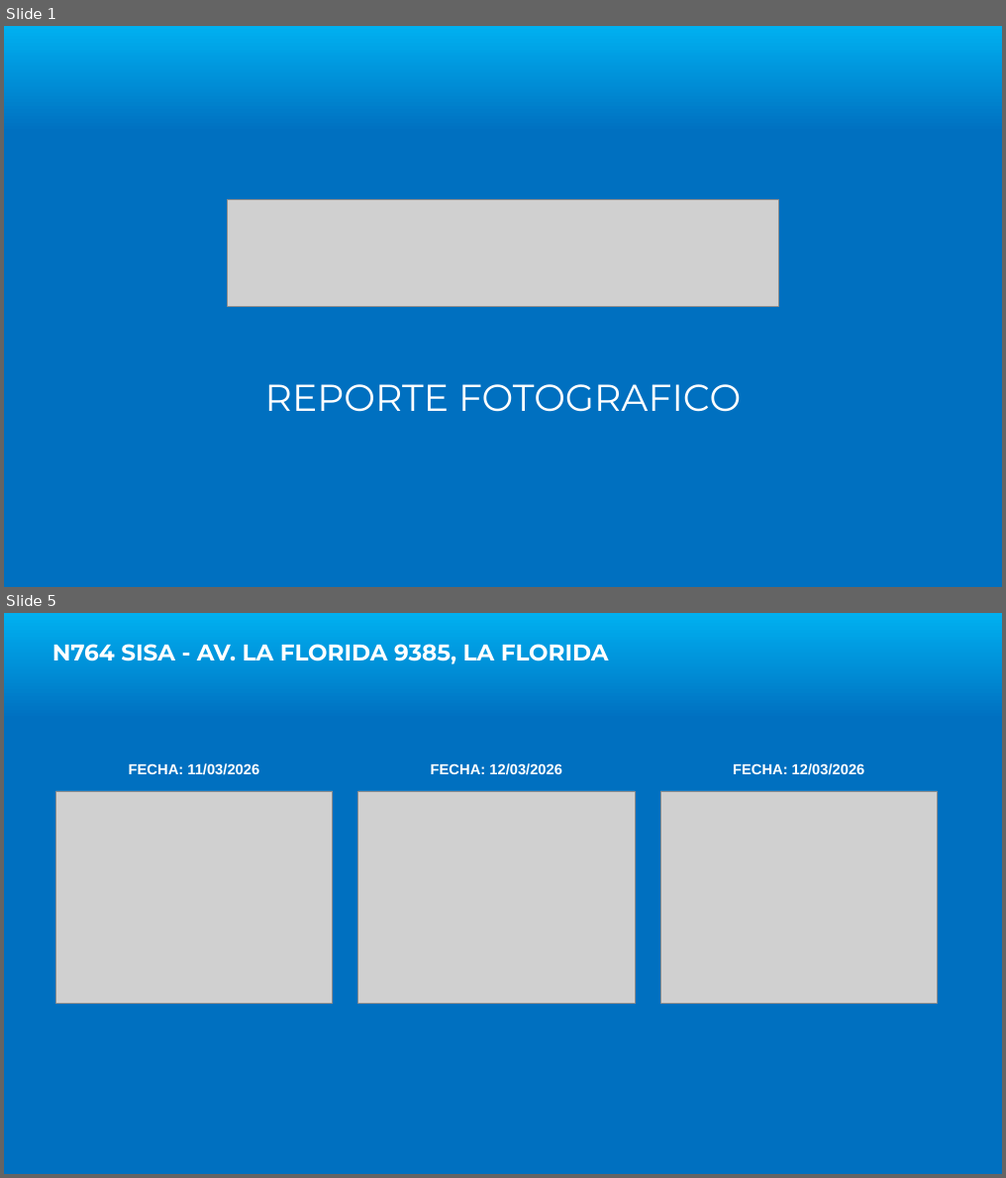
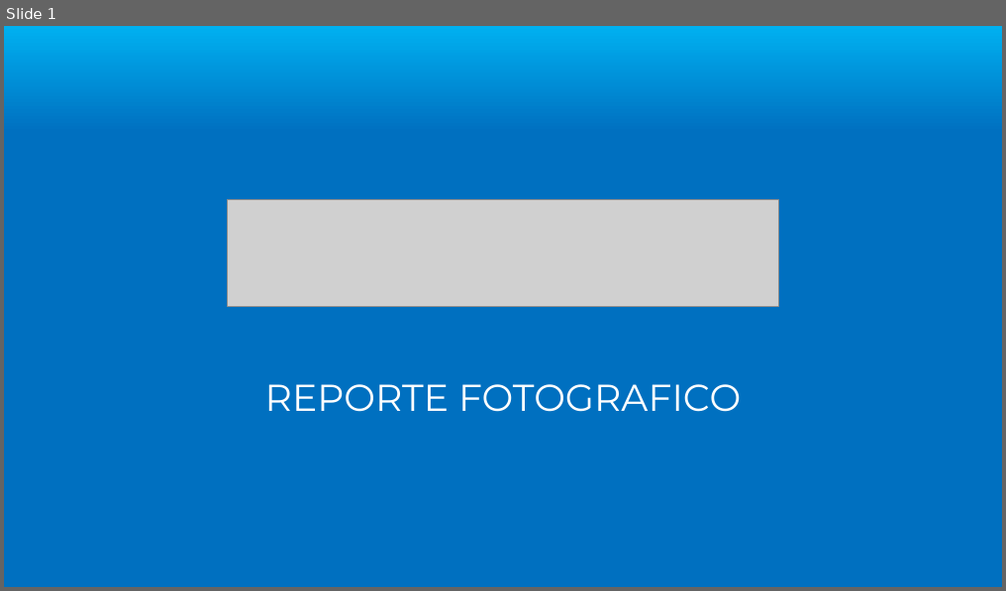
Before and after one commit to jrolivares/App-Imp, a slide deck: Termplate.pptx. Shown one above the other, each under a label of ours: slides 1 and 5 before the commit, slide 1 after it; the slides between them are not shown. The pictures are 1006x1178 and 1006x591 pixels, drawn with LibreOffice and Linux fonts; fonts in the diff are those of the drawing; grey boxes stand for pictures; background and template pictures are left out. Boxes give left, top, right and bottom in pixels: in the first picture for what was removed or moved away, otherwise in the second. Text is boxed around its words. In the diff, an @@ line names an element or a change of style, - is before the commit and + after.

Commit message:
feat: new template + slide layout by photo count
- Replace Termplate.pptx with Termplate Sell-Out REV.pptx (8-slide structure)
- Slide 0: title, Slide 1: chain intro, Slides 2-7: 1-6 photo layouts
- New generate_pptx: copies title, then per chain adds intro + store slides
  using the correct layout for each store's photo count (1–6 photos)
- New update_store_slide: handles groups (slides 4-6), collects absolute
  picture slot positions via group transform, removes groups/pics, inserts
  real photos at correct absolute positions
- New make_chain_divider: copies chain-intro slide (idx 1) and fills NOMBRE CADENA
- New helpers: _collect_pic_slots (incl. group coordinate math), _remove_all_pics

```diff
--- a/Termplate.pptx
+++ b/Termplate.pptx
@@ slide 5 removed at (4, 613, 1002, 1174), background gradient #00B0F0 to #0070C0 @@
@@ text removed at (53, 644, 609, 664) @@
-N764 SISA - AV. LA FLORIDA 9385, LA FLORIDA
@@ text removed at (129, 763, 259, 775) @@
-FECHA: 11/03/2026
@@ text removed at (431, 763, 562, 775) @@
-FECHA: 12/03/2026
@@ text removed at (733, 763, 865, 775) @@
-FECHA: 12/03/2026
@@ picture removed at (55, 791, 333, 1003) @@
@@ picture removed at (358, 791, 635, 1003) @@
@@ picture removed at (660, 791, 938, 1003) @@
```
Also in this commit, not shown: 7 slides added, 4 other slides removed, 1 other file.
